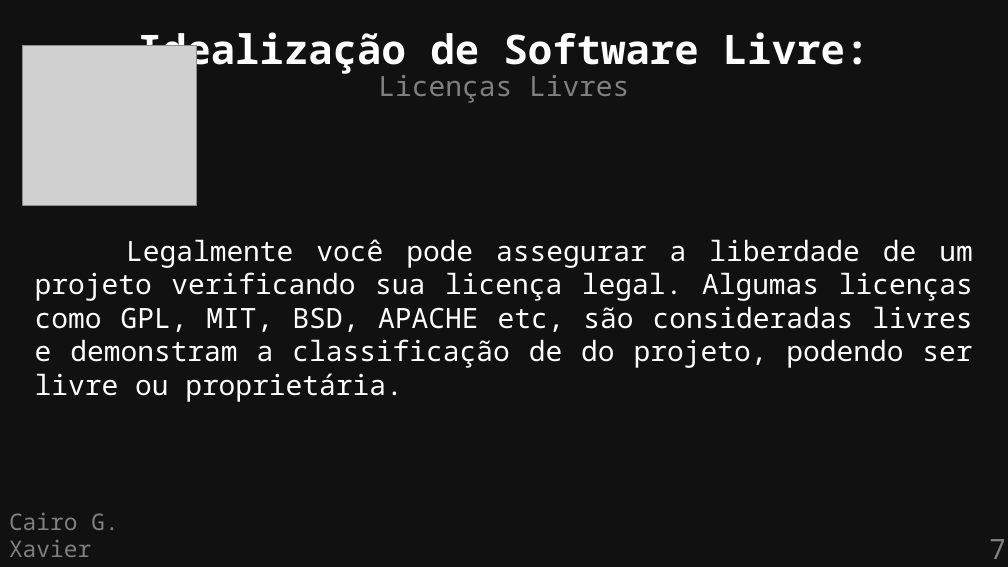
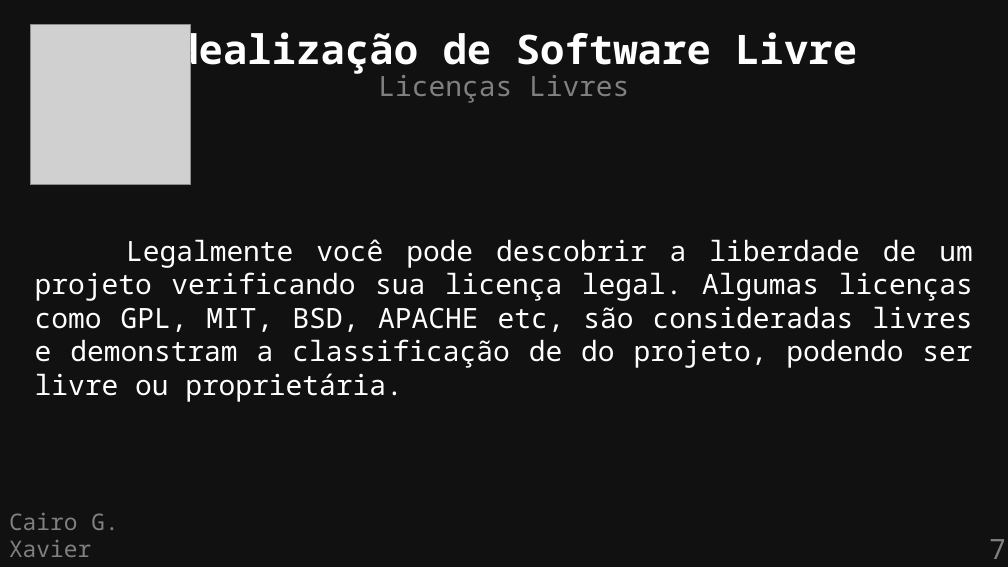
Before and after one commit to cairoGarcia/flisol-2026-ufmg, a slide deck: slide 7 of slides/definicao.odp. Drawn at 1008x567 pixels with LibreOffice and Linux fonts; fonts in the diff are those of the drawing; grey boxes stand for pictures. Boxes give left, top, right and bottom in pixels: in the first picture for what was removed or moved away, otherwise in the second. Text is boxed around its words. In the diff, an @@ line names an element or a change of style, - is before the commit and + after.

Commit message:
definicao: New slides; images: Updated images

```diff
--- a/slides/definicao.odp
+++ b/slides/definicao.odp
@@ picture: place and size @@
-picture at [23,45,197,206]
+picture at [30,25,190,185]
@@ text at [150,26,857,75]: text changed @@
-Idealização de Software Livre:
+Idealização de Software Livre
@@ text at [35,239,973,402]: text changed @@
-Legalmente você pode assegurar a liberdade de um projeto verificando sua licença legal. Algumas licenças como GPL, MIT, BSD, APACHE etc, são consideradas livres e demonstram a classificação de do projeto, podendo ser livre ou proprietária.
+Legalmente você pode descobrir a liberdade de um projeto verificando sua licença legal. Algumas licenças como GPL, MIT, BSD, APACHE etc, são consideradas livres e demonstram a classificação de do projeto, podendo ser livre ou proprietária.
```
Also in this commit, not shown: 6 other slides changed, 7 slides added, 5 other files.
